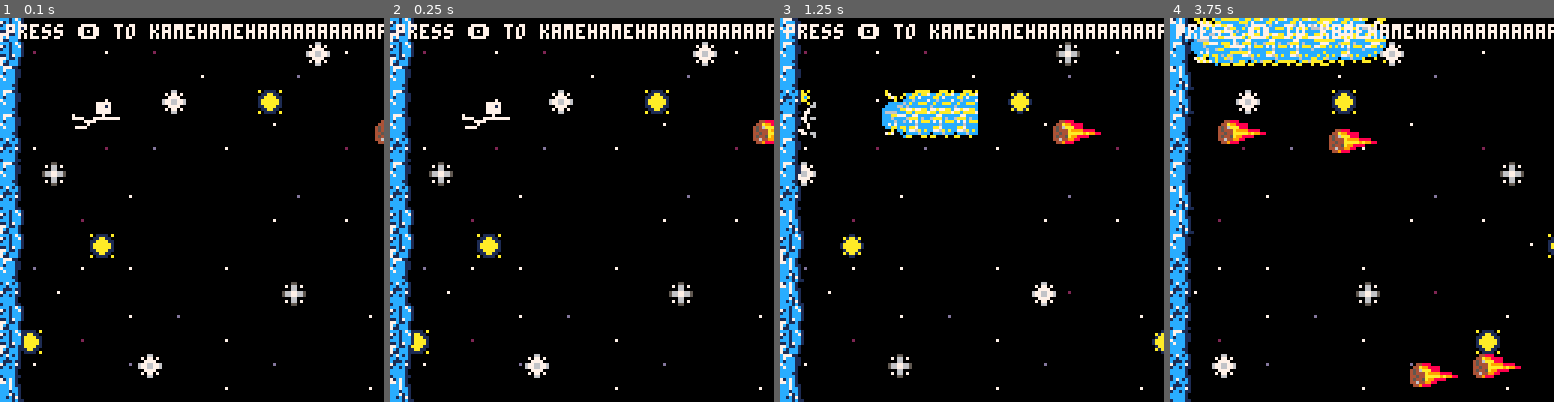
Above: before the commit, frames 1-4 (left to right).
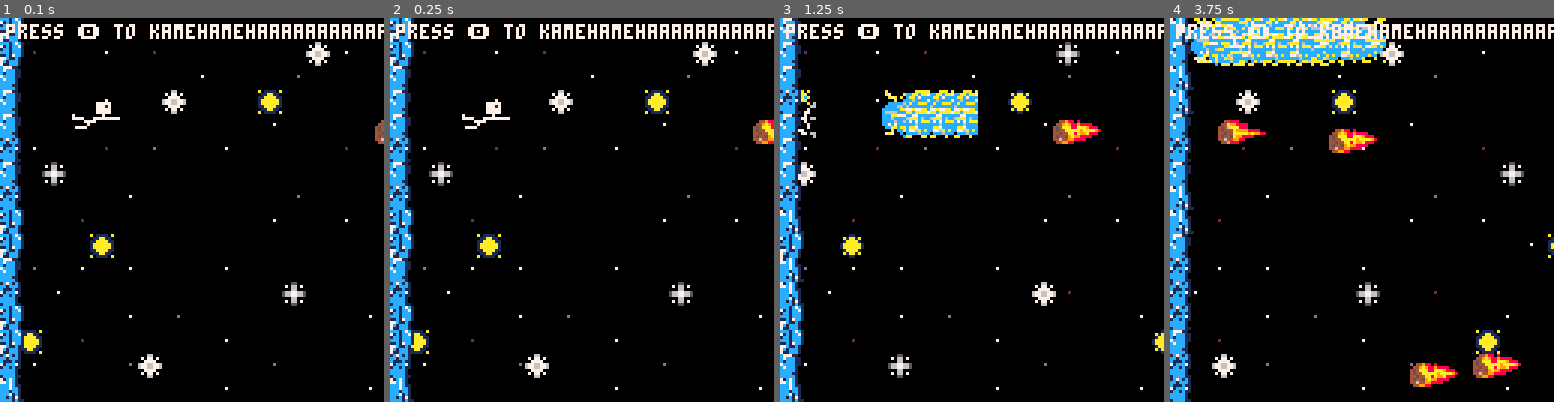
Above: after the commit, the same moments.

Repository: Jerry-Gu-SB/pico-8-kamehameha
Game: PICO-8 cartridge kamehameha.p8
Two runs of this game, one before a commit and one after it. Both use one fixed random seed, a clock stepped at 60 frames per second and the inputs below.
Inputs:
- Up to frame 1 (0.1 s): no input
- Up to frame 2 (0.25 s): no input
- Up to frame 3 (1.25 s): tap X (X key) at 0.33, 1.07 s; tap O (Z key) at 0.7 s
- Up to frame 4 (3.75 s): hold Right 1.6-2.1 s; tap O (Z key) every 0.4 s from 1.7 to 3.7 s; tap X (X key) at 1.85, 2.97 s; hold Up 2.15-2.42 s; hold Right 2.47-3.03 s; hold Left 3.08-3.58 s; hold Down from 3.63 s (still down)

Frame 1 is identical in both runs. In frame 2, less than 0.1% of the frame differs, in the area x 96-100%, y 26-33%; in frame 3, 0.2%; in frame 4, 0.7%, in the area x 43-92%, y 28-97%.

Commit message:
animated meteors

Diff:
--- a/kamehameha.p8
+++ b/kamehameha.p8
@@ -35,7 +35,7 @@
     SHIELD_SPRITE_INDICES = {15,31,47,63}
     SHIELD_SPRITE_ARRAY = {0,0,0,0,0,0,0,0,0,0,0,0,0,0,0,0}
 
-    METEOR_INTERVAL = -1
+    METEOR_SPAWN_INTERVAL = -1
 
     SHIELD_HIT = false
     PLAYER_HIT = false
@@ -174,11 +174,11 @@
 end
 
 function spawn_meteor()
-    if METEOR_INTERVAL <= 1 then
-        initialize_meteor_interval()
+    if METEOR_SPAWN_INTERVAL <= 1 then
+        initialize_meteor_spawn_interval()
         new_meteor(128, flr(rnd(120)), -5, 0)
     end
-    METEOR_INTERVAL -= 1
+    METEOR_SPAWN_INTERVAL -= 1
 end
 
 function _draw()
@@ -276,8 +276,14 @@
 end
 
 function draw_meteor(m)
-    if m.frame > 0 then
+    if m.frame % 5 == 0 then
+        m.draw_flag = not m.draw_flag
+    end
+
+    if m.frame > 0 and m.draw_flag then
         spr(35, m.x, m.y, 2, 1)
+    elseif m.frame > 0 and not m.draw_flag then
+        spr(37, m.x, m.y, 2, 1)
     end
 end
 
@@ -347,8 +353,8 @@
     SHIELD_INTERVAL = flr(rnd(21)) + 10
 end
 
-function initialize_meteor_interval()
-    METEOR_INTERVAL = flr(rnd(30)) + 20
+function initialize_meteor_spawn_interval()
+    METEOR_SPAWN_INTERVAL = flr(rnd(30)) + 20
 end
 
 
